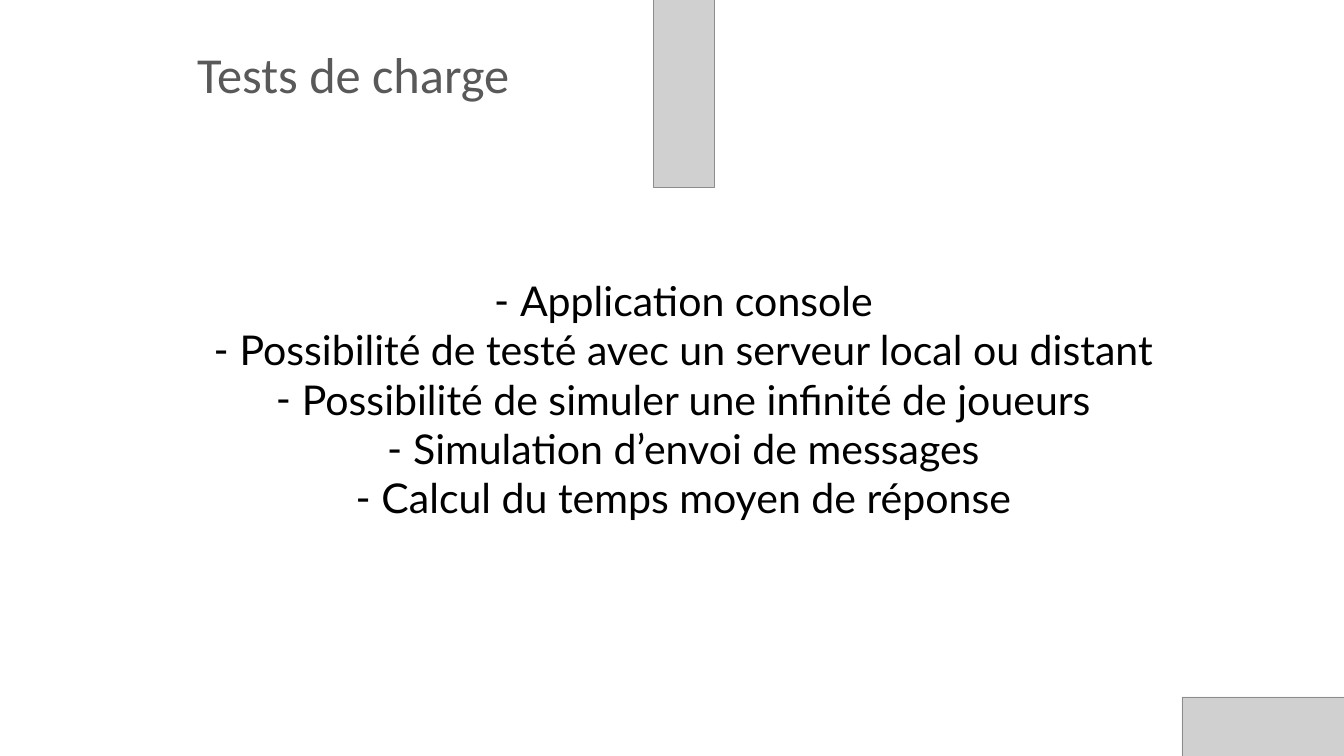
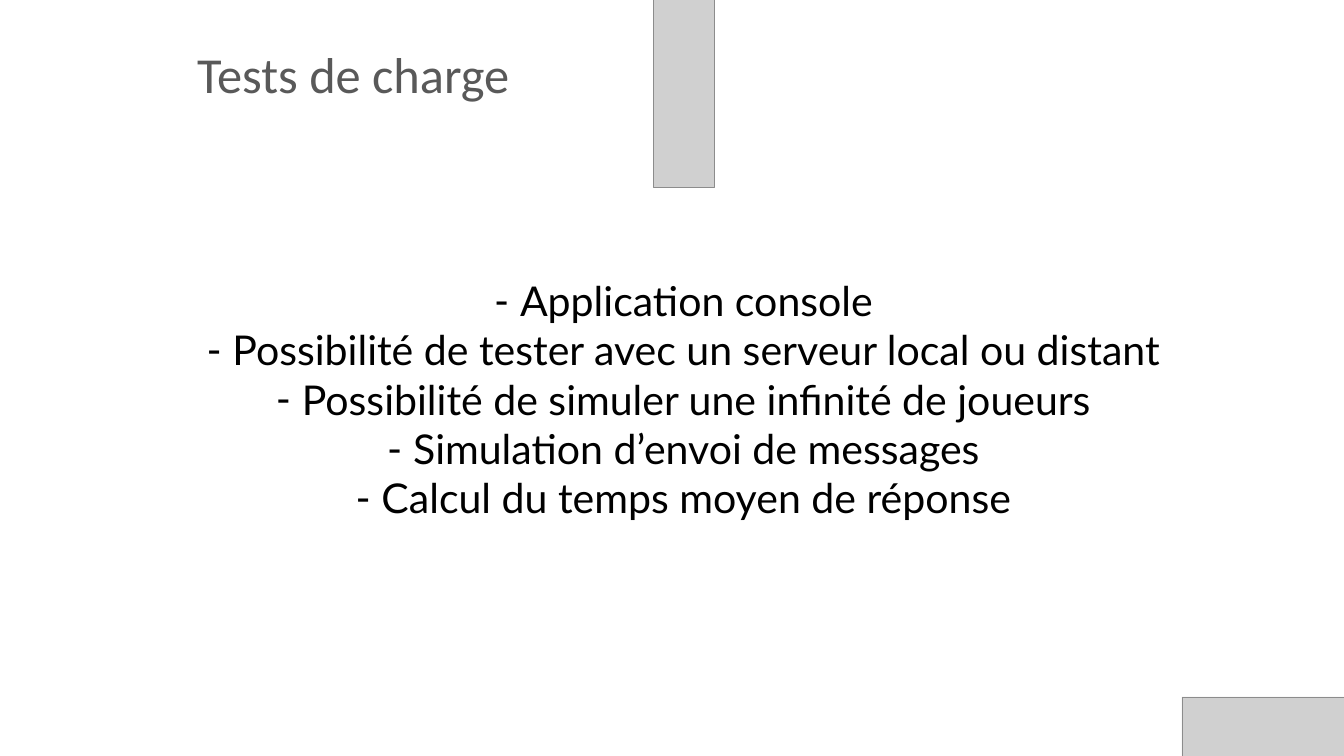
Before and after one commit to val92130/Wander, a slide deck: slide 18 of Docs/Documentation/Presentations/Iteration 2 - Wander.pptx. Drawn at 1344x756 pixels with LibreOffice and Linux fonts; fonts in the diff are those of the drawing; grey boxes stand for pictures; background and template pictures are left out. Boxes give left, top, right and bottom in pixels: in the first picture for what was removed or moved away, otherwise in the second. Text is boxed around its words. In the diff, an @@ line names an element or a change of style, - is before the commit and + after.

Commit message:
Update ppt

```diff
--- a/Docs/Documentation/Presentations/Iteration 2 - Wander.pptx
+++ b/Docs/Documentation/Presentations/Iteration 2 - Wander.pptx
@@ text at [232, 334, 1160, 366]: text changed @@
-– Possibilité de testé avec un serveur local ou distant
+– Possibilité de tester avec un serveur local ou distant
```
